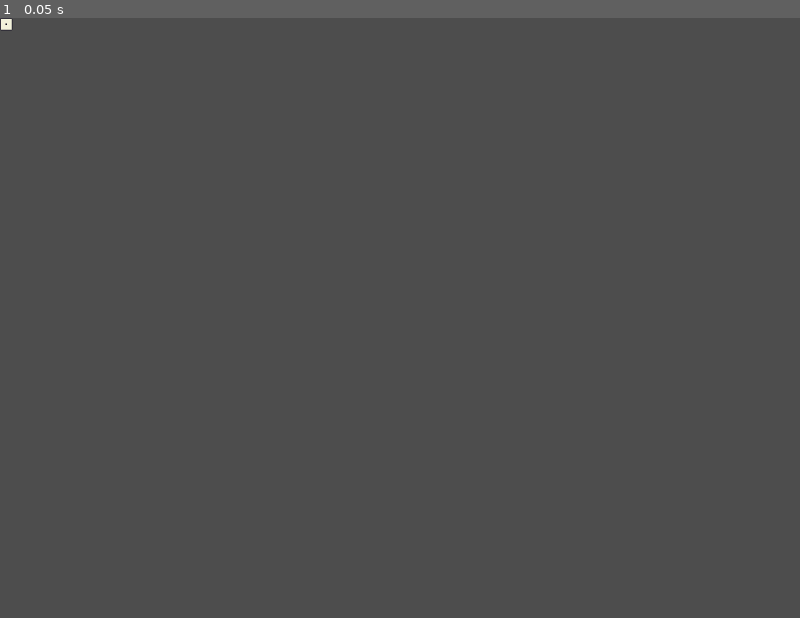
Above: before the commit, frame 1.
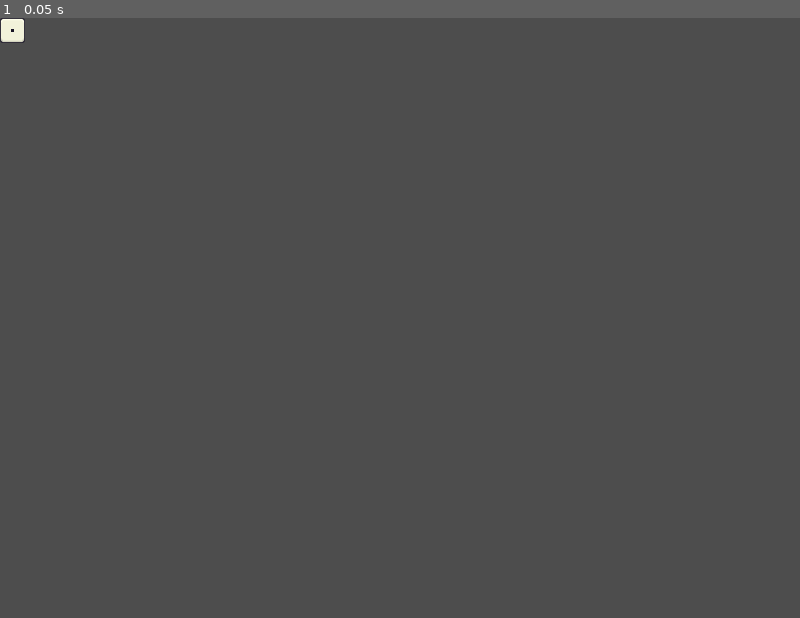
Above: after the commit, the same moment.

Repository: ZombieNW/PokerMachine
Game: Godot game, scene res://games/yacht_dice/Dice_Object.tscn
Same seed, same stepped clock (60 frames per second), same inputs: the game is played once before the commit and once after it. This scene is started directly instead of the project's main scene.
Inputs:
- Up to frame 1 (0.05 s): no input

The runs differ from the first frame. In frame 1, 0.1% of the frame differs, in the area x 0-4%, y 0-5%.
Error after the commit: Parse Error: Preload file "uid://cpfi6oqi872ap" does not exist. (res://games/yacht_dice/dice_object.gd:12)

Commit message:
Big dice

Diff:
--- a/games/yacht_dice/Dice_Object.tscn
+++ b/games/yacht_dice/Dice_Object.tscn
@@ -6,8 +6,8 @@
 [node name="DiceObject" type="Control" unique_id=564069571]
 layout_mode = 3
 anchors_preset = 0
-offset_right = 16.0
-offset_bottom = 16.0
+offset_right = 32.0
+offset_bottom = 32.0
 script = ExtResource("1_vadrk")
 
 [node name="TextureRect" type="TextureRect" parent="." unique_id=93106186]
@@ -19,7 +19,7 @@
 [node name="HeldLabel" type="Label" parent="." unique_id=637728715]
 layout_mode = 0
 offset_top = -12.0
-offset_right = 16.0
+offset_right = 32.0
 offset_bottom = 4.0
 text = "*"
 horizontal_alignment = 1
--- a/games/yacht_dice/yacht_dice.tscn
+++ b/games/yacht_dice/yacht_dice.tscn
@@ -79,30 +79,35 @@
 tile_set = SubResource("TileSet_j5de0")
 
 [node name="DiceBox" type="HBoxContainer" parent="Background" unique_id=693875699]
-offset_left = 80.0
-offset_top = 88.0
-offset_right = 176.0
-offset_bottom = 104.0
-theme_override_constants/separation = 20
+offset_top = 72.0
+offset_right = 256.0
+offset_bottom = 88.0
+theme_override_constants/separation = 8
+alignment = 1
 
 [node name="Dice1" parent="Background/DiceBox" unique_id=772528946 instance=ExtResource("3_4be83")]
 unique_name_in_owner = true
+custom_minimum_size = Vector2(32, 0)
 layout_mode = 2
 
 [node name="Dice2" parent="Background/DiceBox" unique_id=564069571 instance=ExtResource("3_4be83")]
 unique_name_in_owner = true
-layout_mode = 2
-
-[node name="Dice3" parent="Background/DiceBox" unique_id=668289558 instance=ExtResource("3_4be83")]
-unique_name_in_owner = true
-layout_mode = 2
-
-[node name="Dice4" parent="Background/DiceBox" unique_id=601347929 instance=ExtResource("3_4be83")]
-unique_name_in_owner = true
-layout_mode = 2
-
-[node name="Dice5" parent="Background/DiceBox" unique_id=1307690163 instance=ExtResource("3_4be83")]
-unique_name_in_owner = true
+custom_minimum_size = Vector2(32, 0)
+layout_mode = 2
+
+[node name="Dice3" parent="Background/DiceBox" unique_id=2006257123 instance=ExtResource("3_4be83")]
+unique_name_in_owner = true
+custom_minimum_size = Vector2(32, 0)
+layout_mode = 2
+
+[node name="Dice4" parent="Background/DiceBox" unique_id=678475652 instance=ExtResource("3_4be83")]
+unique_name_in_owner = true
+custom_minimum_size = Vector2(32, 0)
+layout_mode = 2
+
+[node name="Dice5" parent="Background/DiceBox" unique_id=1148289146 instance=ExtResource("3_4be83")]
+unique_name_in_owner = true
+custom_minimum_size = Vector2(32, 0)
 layout_mode = 2
 
 [node name="TitleLabel" type="Label" parent="Background" unique_id=1411740773]
Binary file added: games/yacht_dice/assets/dice.aseprite
Binary file changed: games/yacht_dice/assets/dice1.png
Binary file changed: games/yacht_dice/assets/dice2.png
Binary file changed: games/yacht_dice/assets/dice3.png
Binary file changed: games/yacht_dice/assets/dice4.png
Binary file changed: games/yacht_dice/assets/dice5.png
Not shown, changed: games/yacht_dice/assets/dice5.png.import
Binary file changed: games/yacht_dice/assets/dice6.png
